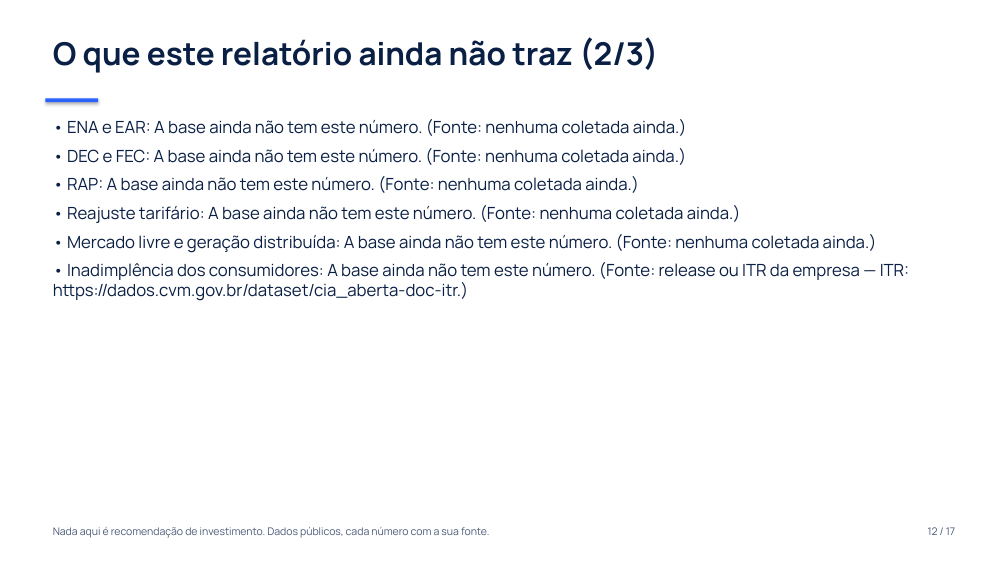
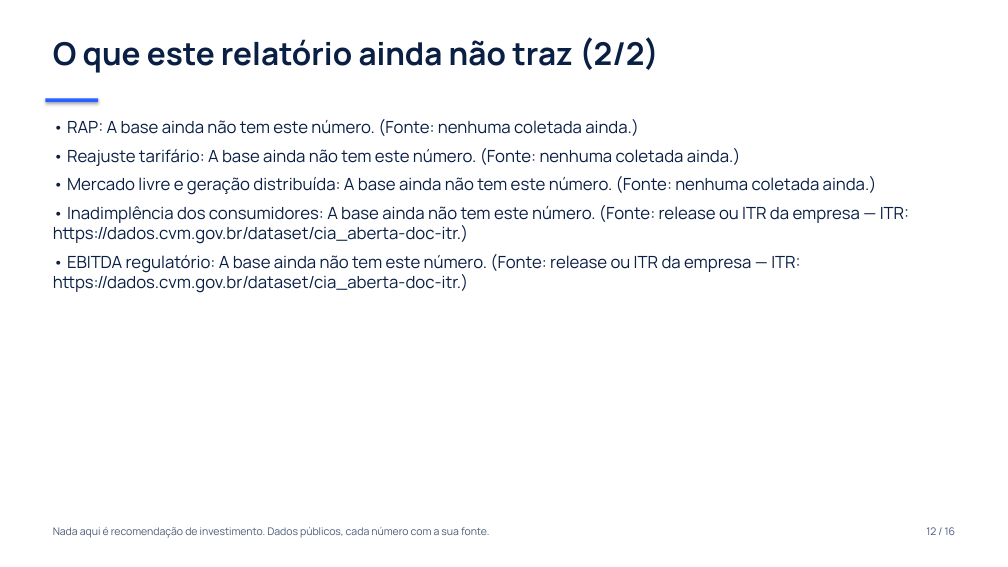
Before and after one commit to tbc174/tickerlab, a slide deck: slide 12 of site/relatorio/setor-eletricas-apresentacao.pptx. Drawn at 1008x567 pixels with LibreOffice and Linux fonts; fonts in the diff are those of the drawing. Boxes give left, top, right and bottom in pixels: in the first picture for what was removed or moved away, otherwise in the second. Text is boxed around its words. In the diff, an @@ line names an element or a change of style, - is before the commit and + after.

```diff
--- a/site/relatorio/setor-eletricas-apresentacao.pptx
+++ b/site/relatorio/setor-eletricas-apresentacao.pptx
@@ text at (53,37,659,73): text changed @@
-O que este relatório ainda não traz (2/3)
+O que este relatório ainda não traz (2/2)
@@ text at (67,119,687,165): paragraphs removed @@
-• ENA e EAR: A base ainda não tem este número. (Fonte: nenhuma coletada ainda.)
-• DEC e FEC: A base ainda não tem este número. (Fonte: nenhuma coletada ainda.)
@@ text at (53,254,800,293): paragraph added @@
+• EBITDA regulatório: A base ainda não tem este número. (Fonte: release ou ITR da empresa — ITR: https://dados.cvm.gov.br/dataset/cia_aberta-doc-itr.)
@@ text at (926,527,956,535): text changed @@
-12 / 17
+12 / 16
```
Also in this commit, not shown: 15 other slides changed, 1 slide removed, 11 other files.
